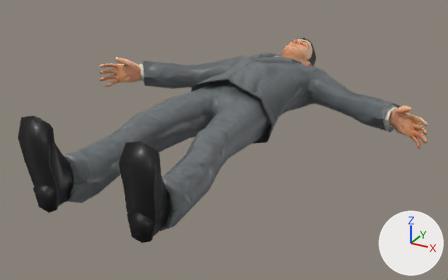
Two versions of the glTF model myModel/host/voice2.glb, one commit apart.
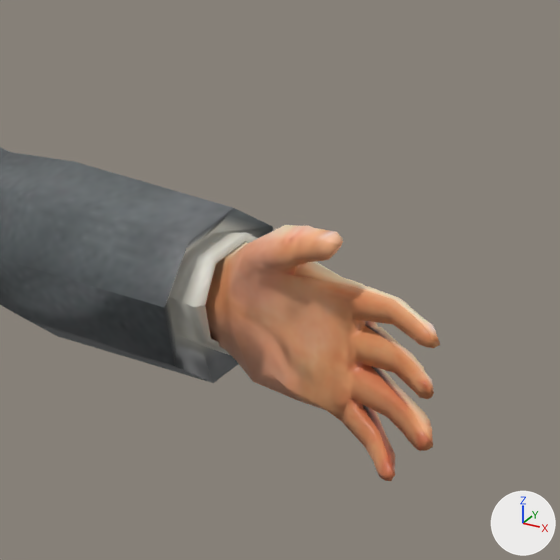
There are two pictures of each version: one whole from a 50 mm lens placed at (1.243, -1.327, 0.979), pointed at (0.023, 0.89, -0.129), one close up on the part from 79% to 100% of the width and 24% to 58% of the height. Lighting does not change. The marker at lower right points along +X, +Y and +Z. Where no turn or scale is listed for an object, it has been applied to the vertices.

Objects in the first close-up: 'Business Male Suit_business_suit_man_0.001', 'Business Man Body_business_suit_man_0'.
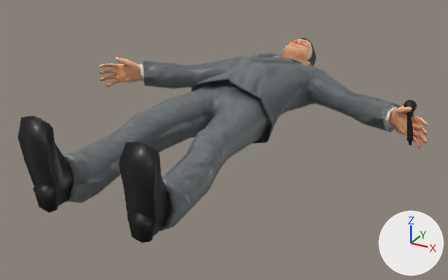
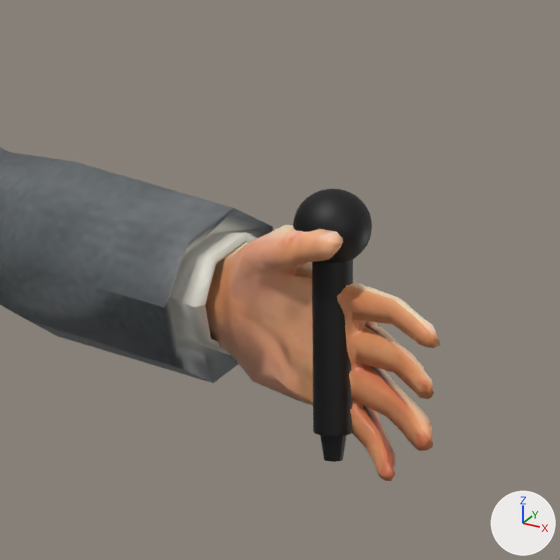
Changed parts and their boxes [x1, y1, x2, y2] in the close-ups (560 x 560 px):
'Huatong.001', added (black)
    after: [293, 189, 372, 462]

The change, as a list of edits to the scene's bpy script:
```text
Add mat_lambert3_001:
    mat_lambert3_001 = principled_material('lambert3.001')
    mat_lambert3_001.base_color = (0.0, 0.0, 0.0)  # black #000000
    mat_lambert3_001.roughness = 0.553
Add me_网格_005:
    me_网格_005.from_pydata(...)  # 504 vertices, 1000 faces; spans x -0.128..-0.065, y -0.116..-0.056, z 0.543..0.734
    me_网格_005.materials.append(mat_lambert3_001)  # black #000000
Add ob_huatong_001:
    ob_huatong_001 = bpy.data.objects.new('Huatong.001', me_网格_005)
    ob_huatong_001.location = (0.8495, 1.2701, -0.6433)
```
